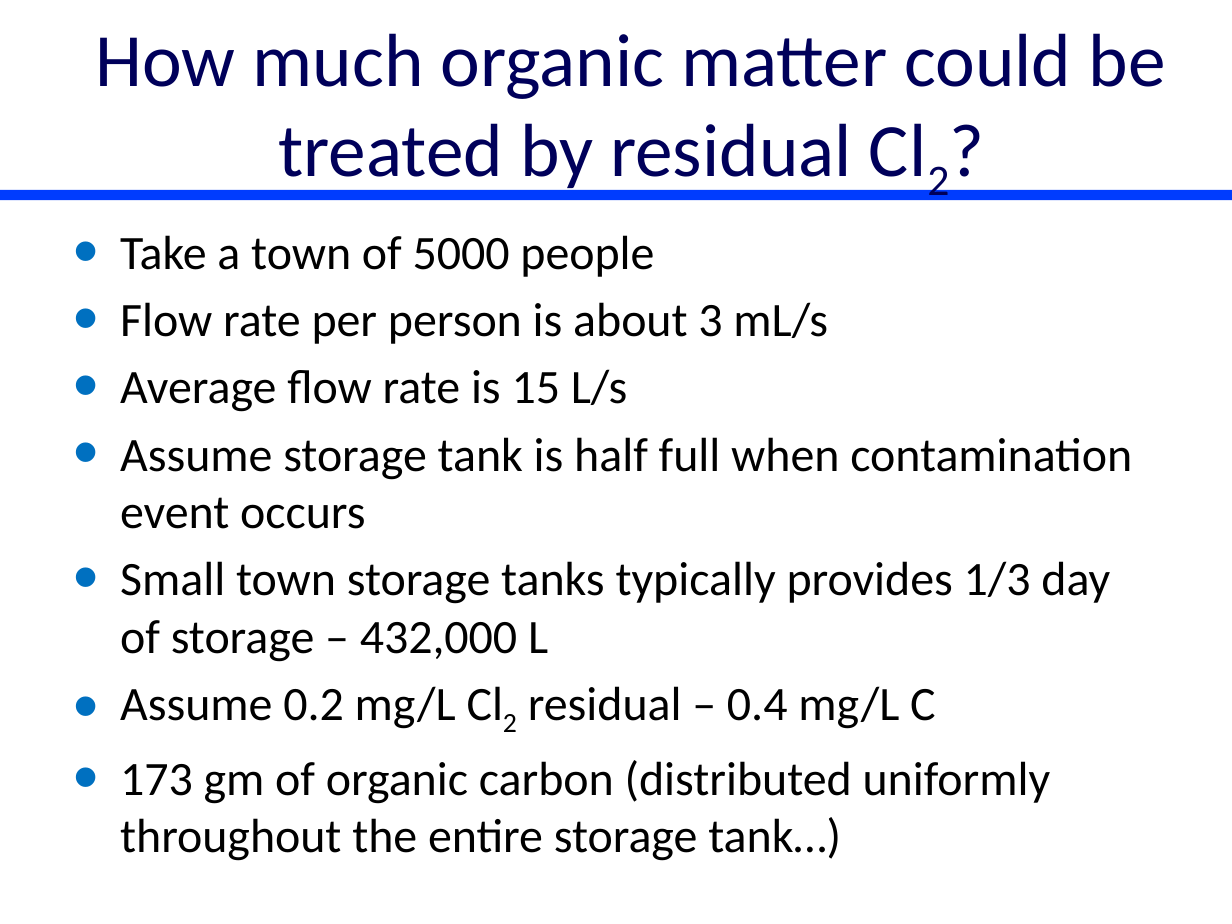
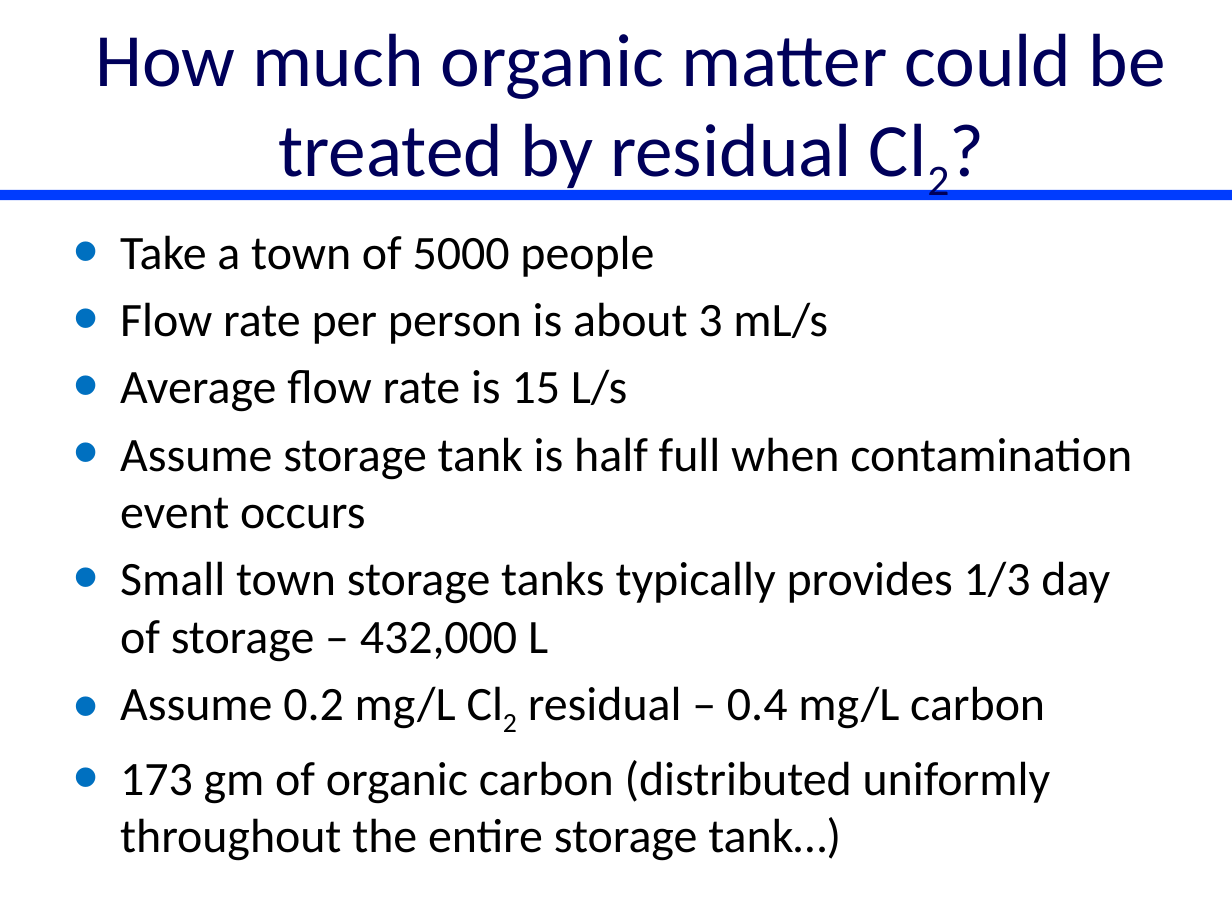
Before and after one commit to monroews/CEE4520Lectures, a slide deck: slide 15 of Disinfection.pptx. Drawn at 1232x924 pixels with LibreOffice and Linux fonts; fonts in the diff are those of the drawing. Boxes give left, top, right and bottom in pixels: in the first picture for what was removed or moved away, otherwise in the second. Text is boxed around its words. In the diff, an @@ line names an element or a change of style, - is before the commit and + after.

```diff
--- a/Disinfection.pptx
+++ b/Disinfection.pptx
@@ text at <box>120,686,1045,729</box>: text changed @@
-• Assume 0.2 mg/L Cl2 residual – 0.4 mg/L C
+• Assume 0.2 mg/L Cl2 residual – 0.4 mg/L carbon
```
Also in this commit, not shown: 6 other slides changed, 1 other file.
